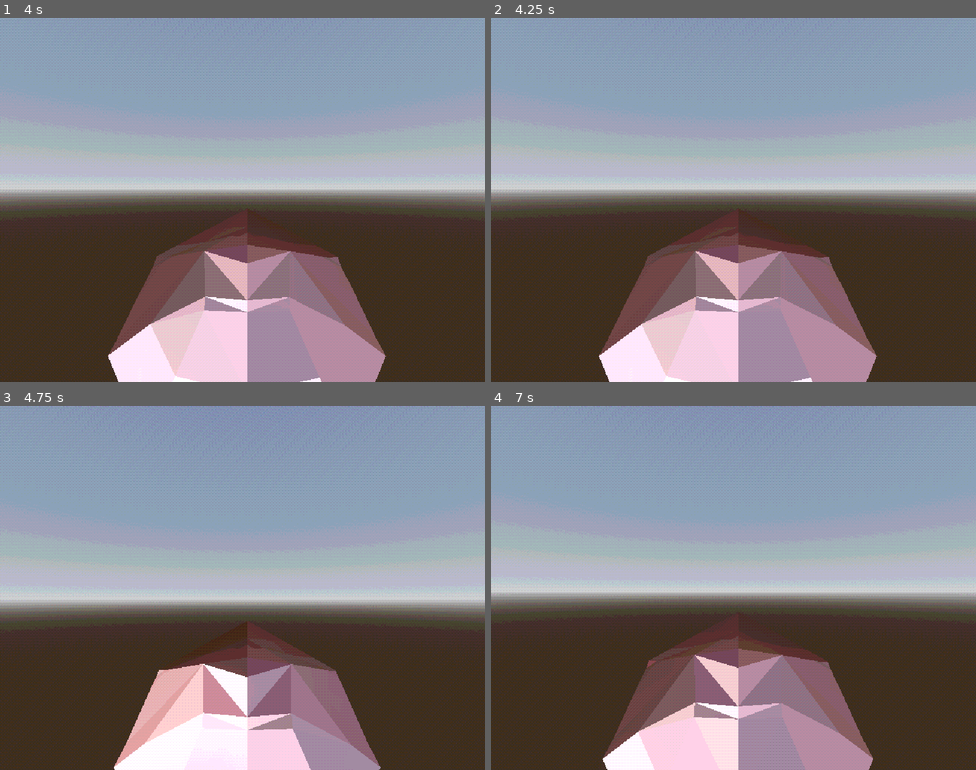
Above: before the commit, frames 1-4 (two rows, left to right).
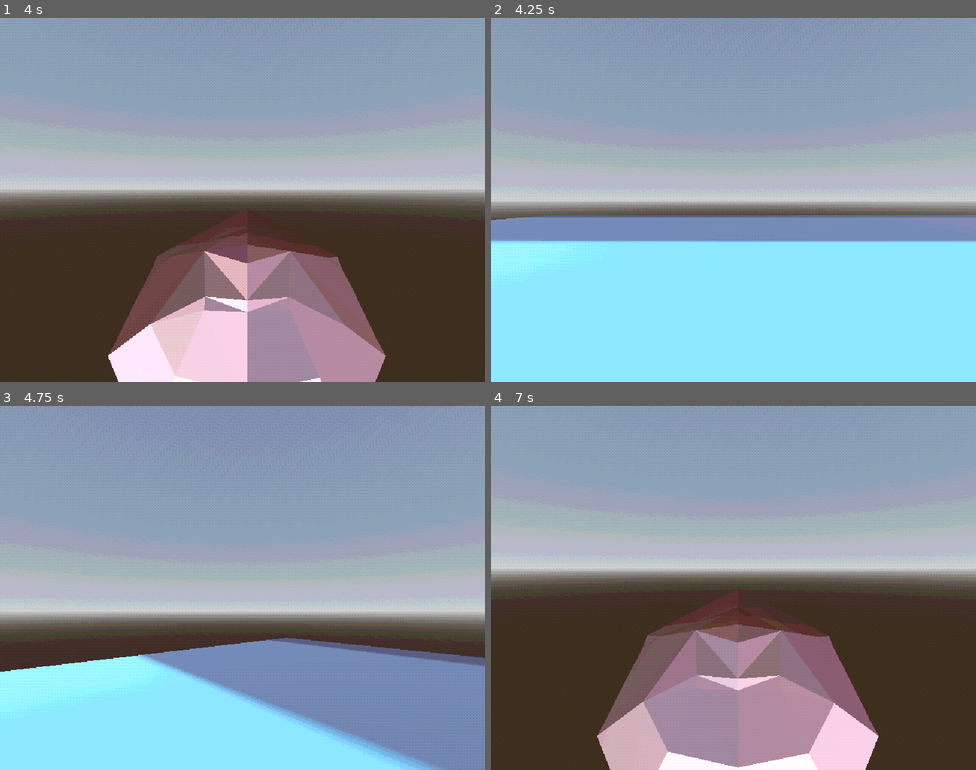
Above: after the commit, the same moments.

Repository: KyleSaki714/ps1-jam
Game: Godot game, scene res://sub_viewport_container.tscn
The game is run twice, just before and just after one commit, with the same random seed, the same clock (stepped at 60 frames per second) and the same inputs. The engine's default icon, where the game draws it, is replaced by a stand-in: a white triangle on a blue panel in a dark square.
Inputs (mouse positions are in pixels of both pictures, inside the frame that each line leads up to):
- Up to frame 1 (4 s): tap Enter (ui_accept) at 0.5, 2.75, 3.5 s; move the mouse to (266, 200) at 0.52 s; press the mouse at (266, 200) at 0.53 s; hold W (move_forward) from 0.53 s (still down); tap Space (jump) at 0.77, 1.52, 3.02, 3.77 s; move the mouse to (218, 200) at 1.27 s; release the mouse at (218, 200) at 1.28 s; tap Shift (sprint) at 1.35, 2.85 s; click (218, 200) at 1.42 s; move the mouse to (252, 192) at 2.02 s; press the mouse at (252, 192) at 2.03 s; move the mouse to (237, 207) at 2.77 s; release the mouse at (237, 207) at 2.78 s; click (237, 207) at 2.92 s; move the mouse to (276, 203) at 3.52 s; press the mouse at (276, 203) at 3.53 s
- Up to frame 2 (4.25 s): keep holding W (move_forward); tap 1 (debug_transfer_dude, bound only after the commit) at 4.15 s
- Up to frame 3 (4.75 s): keep holding W (move_forward); move the mouse to (203, 584) at 4.27 s; release the mouse at (203, 584) at 4.28 s; tap Shift (sprint) at 4.35 s; click (203, 584) at 4.42 s; tap Space (jump) at 4.52 s
- Up to frame 4 (7 s): tap 2 (debug_transfer_rat, bound only after the commit) at 4.9 s; move the mouse to (738, 588) at 5.02 s; press the mouse at (738, 588) at 5.03 s; move the mouse to (714, 580) at 5.77 s; release W (move_forward) at 5.78 s; release the mouse at (714, 580) at 5.78 s; hold D (move_right) 5.78-6.53 s; tap Shift (sprint) at 5.85 s; click (714, 580) at 5.92 s; tap Space (jump) at 6.02, 6.77 s; move the mouse to (757, 588) at 6.52 s; press the mouse at (757, 588) at 6.53 s; hold W (move_forward) from 6.53 s (still down)

Frame 1 is identical in both runs. In frame 2, 52% of the frame differs, in the area x 0-100%, y 47-100%; in frame 3, 39%; in frame 4, 24%.

Commit message:
success in transfering playercore between rat and dude!

Diff:
--- a/MoveComponent.gd
+++ b/MoveComponent.gd
@@ -28,6 +28,9 @@
 func init(_body_to_move : CharacterBody3D):
 	_bodyToMove = _body_to_move
 
+# method to set the move vector using the _bodyToMove's
+# transform basis
+# (so that movement is relative to the _bodyToMove)
 # 0: forward, 1: backward, 2: left, 3: right
 func set_move_vec(dir : int):
 	match dir:
--- a/Scripts/Player.gd
+++ b/Scripts/Player.gd
@@ -1,6 +1,6 @@
 extends Node3D
 
-class_name CorePlayer
+class_name PlayerCore
 
 @export var _moveComponent : MoveComponent
 #signal input_info
@@ -37,6 +37,28 @@
 
 	#emit_signal("input_info", move_vec)
 
+func _unhandled_input(event: InputEvent) -> void:
+	if Input.is_mouse_button_pressed(MOUSE_BUTTON_LEFT):
+		capture_mouse()
+	if (Input.is_action_just_pressed("debug_transfer_dude")):
+		print("transfer to dude")
+		var dude = get_tree().root.get_node_or_null("SubViewportContainer/SubViewport/World/Dude")
+		if dude != null:
+			_moveComponent._camera.current = false
+			reparent(dude)
+			_moveComponent = dude.get_node_or_null("MoveComponent")
+			_moveComponent._camera.current = true
+	if (Input.is_action_just_pressed("debug_transfer_rat")):
+		print("transfer to rat")
+		var rat = get_tree().root.get_node_or_null("SubViewportContainer/SubViewport/World/Rat")
+		if rat != null:
+			# deactivate old camera
+			_moveComponent._camera.current = false
+			reparent(rat)
+			_moveComponent = rat.get_node_or_null("MoveComponent")
+			_moveComponent._camera.current = true
+
+
 func _input(event: InputEvent) -> void:
 	if _moveComponent == null:
 		push_error("_moveComponent is null for PlayerCore!")
--- a/project.godot
+++ b/project.godot
@@ -66,3 +66,13 @@
 "events": [Object(InputEventKey,"resource_local_to_scene":false,"resource_name":"","device":-1,"window_id":0,"alt_press …(195 unchanged characters)…
 ]
 }
+debug_transfer_dude={
+"deadzone": 0.2,
+"events": [Object(InputEventKey,"resource_local_to_scene":false,"resource_name":"","device":-1,"window_id":0,"alt_pressed":false,"shift_pressed":false,"ctrl_pressed":false,"meta_pressed":false,"pressed":false,"keycode":0,"physical_keycode":49,"key_label":0,"unicode":49,"location":0,"echo":false,"script":null)
+]
+}
+debug_transfer_rat={
+"deadzone": 0.2,
+"events": [Object(InputEventKey,"resource_local_to_scene":false,"resource_name":"","device":-1,"window_id":0,"alt_pressed":false,"shift_pressed":false,"ctrl_pressed":false,"meta_pressed":false,"pressed":false,"keycode":0,"physical_keycode":50,"key_label":0,"unicode":50,"location":0,"echo":false,"script":null)
+]
+}
